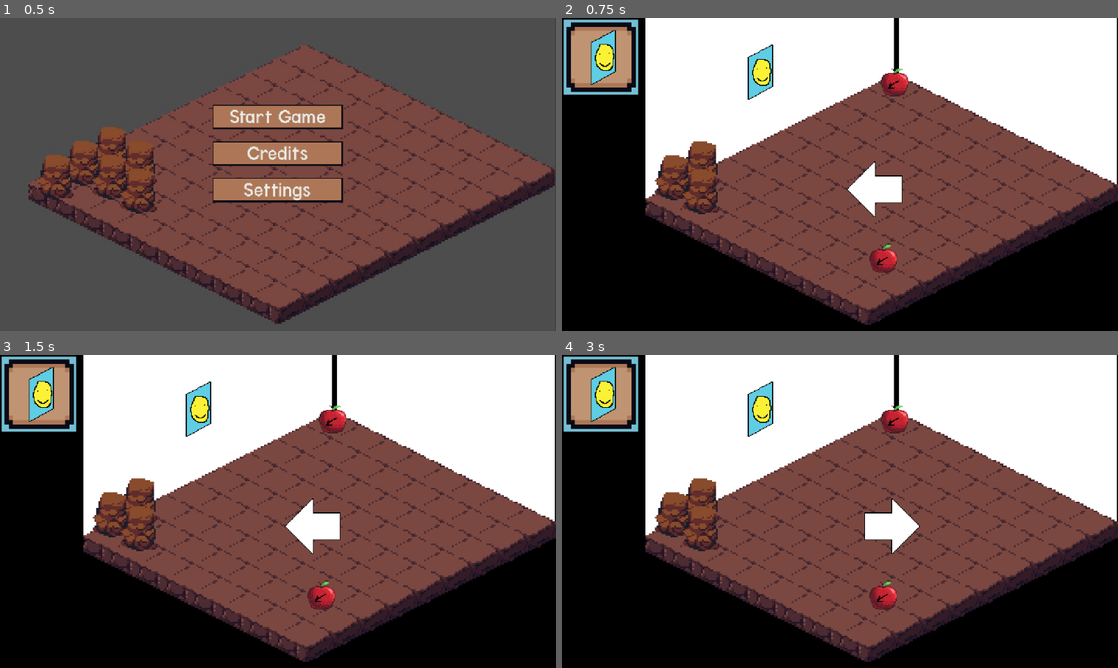
Above: before the commit, frames 1-4 (two rows, left to right).
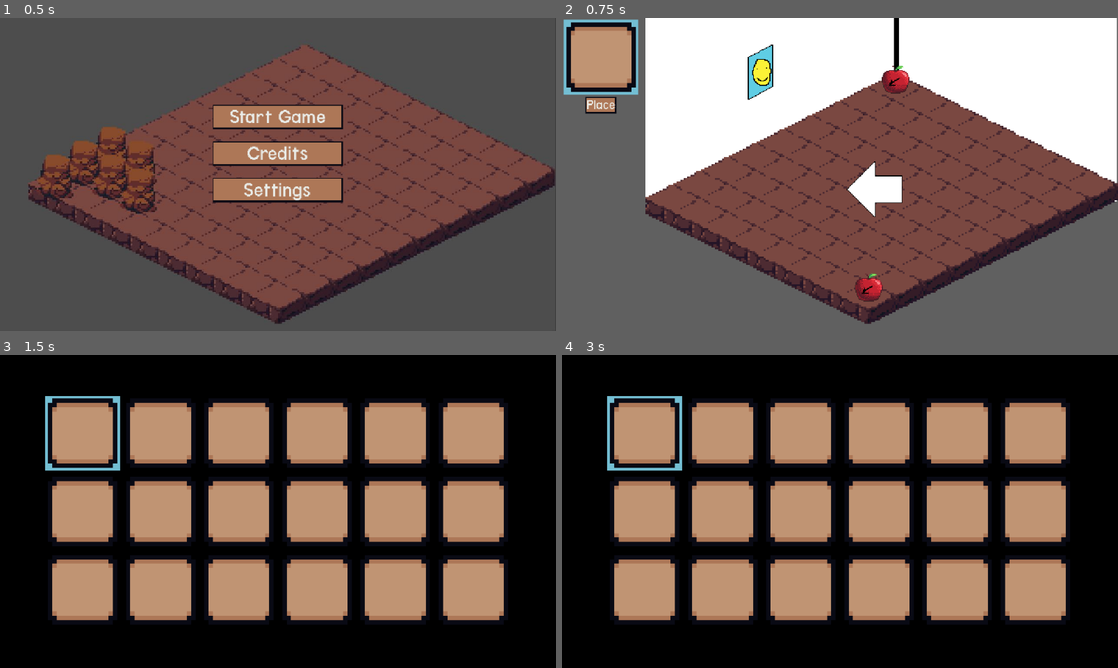
Above: after the commit, the same moments.

Repository: colejparker/brackeysgamejam2026_1
Game: Godot game, scene res://src/game.tscn
Two runs of this game, one before a commit and one after it. Both use one fixed random seed, a clock stepped at 60 frames per second and the inputs below. The engine's default icon, where the game draws it, is replaced by a stand-in: a white triangle on a blue panel in a dark square.
Inputs (mouse positions are in pixels of both pictures, inside the frame that each line leads up to):
- Up to frame 1 (0.5 s): no input
- Up to frame 2 (0.75 s): click "Start Game" at 0.5 s
- Up to frame 3 (1.5 s): click (38, 392) at 1.27 s
- Up to frame 4 (3 s): click (600, 442) at 2 s, where only the run after the commit has a clickable "Place"; tap Enter at 2.75 s; move the mouse to (962, 495) at 2.77 s; hold Right (moveRight) from 2.78 s (still down); hold Shift (snapToGrid) from 2.78 s (still down); click (962, 495) at 2.92 s

Frame 1 is identical in both runs. In frame 2, 35% of the frame differs, in the area x 0-100%, y 0-100%; in frame 3, 76%, in the area x 0-100%, y 0-98%; in frame 4, 76%.

Commit message:
More Inventory support

Diff:
--- a/brackeysgamejam-2026-1/inventory_slot.gd
+++ b/brackeysgamejam-2026-1/inventory_slot.gd
@@ -2,11 +2,14 @@
 
 @export var furniture_data: FurnitureData
 @export var is_active: bool = false
+@export var slot_id: int = -1
 @onready var sprite = $Sprite2D
 @onready var active_slot = $ActiveSlot
+@onready var button = $Button
 
 func _ready() -> void:
 	update_for_change()
+	button.button_up.connect(_on_pressed_button)
 
 func update_for_change() -> void:
 	if furniture_data != null:
@@ -16,3 +19,8 @@
 	else:
 		sprite.texture = null
 	active_slot.visible = is_active
+
+func _on_pressed_button() -> void:
+	if slot_id >= 0:
+		Game.selected_inventory_slot = slot_id
+		Game.inventory_updated.emit()
--- a/brackeysgamejam-2026-1/src/design/furniture/furniture.gd
+++ b/brackeysgamejam-2026-1/src/design/furniture/furniture.gd
@@ -38,6 +38,7 @@
 
 func get_desired_position(snap: bool) -> Vector2:
 	var desired_pos = get_global_mouse_position()
+	desired_pos.x -= 32
 	if snap:
 		return parent_tile_map_layer.map_to_local(parent_tile_map_layer.local_to_map(desired_pos))
 	if desired_pos.x >= 370 and desired_pos.x <= 394 and furniture_data.is_wall:
--- /dev/null
+++ b/brackeysgamejam-2026-1/src/design/world/design_gui.gd
@@ -0,0 +1,27 @@
+extends CanvasLayer
+
+@onready var inventory_slot = $InventorySlot
+@onready var place_button = $PlaceButton
+
+func _ready():
+	update_with_inventory()
+	Game.inventory_updated.connect(update_with_inventory)
+	inventory_slot.button.button_up.connect(open_inventory)
+	place_button.button_up.connect(place)
+
+func update_with_inventory() -> void:
+	inventory_slot.furniture_data = Game.inventory[Game.selected_inventory_slot] if Game.selected_inventory_slot < Game.inventory.size() else null
+	inventory_slot.update_for_change()
+
+func open_inventory():
+	%InventoryUI.visible = true
+
+func place():
+	if Game.selected_inventory_slot >= Game.inventory.size():
+		return
+	var furniture_data = Game.inventory[Game.selected_inventory_slot]
+	var packed_scene = preload("res://src/design/furniture/furniture.tscn").instantiate()
+	packed_scene.furniture_data = furniture_data
+	packed_scene.position = Vector2(200.0, 200.0)
+	%DecorationLayer.add_child(packed_scene)
+	Game.remove_item_from_inventory.emit(furniture_data.name)
--- a/brackeysgamejam-2026-1/src/design/world/design_world.tscn
+++ b/brackeysgamejam-2026-1/src/design/world/design_world.tscn
@@ -5,7 +5,9 @@
 [ext_resource type="Resource" uid="uid://clgkmt32bd35e" path="res://src/global/Furniture(Resources)/apple.tres" id="3_cfd1e"]
 [ext_resource type="PackedScene" uid="uid://dn2p4k0ih7jgv" path="res://src/design/player/design_player.tscn" id="4_cfd1e"]
 [ext_resource type="Resource" uid="uid://boc4fqv6k6vb7" path="res://src/global/Furniture(Resources)/poster.tres" id="4_k1s3p"]
+[ext_resource type="Script" uid="uid://iiqcu7cpas7" path="res://src/design/world/design_gui.gd" id="6_j4jsl"]
 [ext_resource type="PackedScene" uid="uid://ed6vn467no5r" path="res://src/design/world/inventory_slot.tscn" id="6_k1s3p"]
+[ext_resource type="Theme" uid="uid://kvftxgmpx6vs" path="res://default_theme.tres" id="7_dsxsq"]
 [ext_resource type="Script" uid="uid://bcwnxlurhav2k" path="res://src/design/world/inventory_ui.gd" id="7_owkdv"]
 
 [sub_resource type="TileSet" id="TileSet_58ifa"]
@@ -38,7 +40,7 @@
 [node name="Void" type="ColorRect" parent="." unique_id=1038339942]
 offset_right = 640.0
 offset_bottom = 360.0
-color = Color(0, 0, 0, 1)
+color = Color(0.37665847, 0.37665847, 0.37665847, 1)
 
 [node name="Wall" type="ColorRect" parent="." unique_id=68030018]
 offset_left = 96.0
@@ -53,23 +55,23 @@
 
 [node name="GroundLayer" type="TileMapLayer" parent="." unique_id=1885438664]
 y_sort_enabled = true
-position = Vector2(32, 1)
+position = Vector2(32, 0)
 tile_map_data = PackedByteArray("AAABAAsAAAADAAAAAAABAAwAAAADAAAAAAABAA0AAAADAAAAAAACAAkAAAADAAAAAAACAAoAAAADAAAAAAACAA …(1072 unchanged characters)…
 tile_set = ExtResource("2_wl84k")
 
 [node name="DecorationLayer" type="TileMapLayer" parent="." unique_id=1775596092]
+unique_name_in_owner = true
 z_index = 1
 y_sort_enabled = true
-position = Vector2(1, 0)
-tile_map_data = PackedByteArray("AAABAAsAAAAAAAUAAAACAAwAAAAAAAUAAAACAAoAAAAAAAUAAAA=")
+position = Vector2(32, 0)
 tile_set = ExtResource("2_wl84k")
 
 [node name="Computer" parent="DecorationLayer" unique_id=2085249340 instance=ExtResource("2_58ifa")]
-position = Vector2(383, 84)
+position = Vector2(353, 81)
 furniture_data = ExtResource("3_cfd1e")
 
 [node name="DoorOut" parent="DecorationLayer" unique_id=438672004 instance=ExtResource("2_58ifa")]
-position = Vector2(370, 287)
+position = Vector2(322, 320)
 furniture_data = ExtResource("3_cfd1e")
 
 [node name="WallLayer" type="TileMapLayer" parent="." unique_id=1455840331]
@@ -84,20 +86,28 @@
 z_index = 1
 position = Vector2(360, 197)
 
-[node name="GUI" type="CanvasLayer" parent="." unique_id=1463266298]
+[node name="DesignGUI" type="CanvasLayer" parent="." unique_id=1463266298]
+script = ExtResource("6_j4jsl")
 
-[node name="GridContainer" type="GridContainer" parent="GUI" unique_id=1565200743]
+[node name="InventorySlot" parent="DesignGUI" unique_id=824199867 instance=ExtResource("6_k1s3p")]
 offset_left = 2.0
 offset_top = 2.0
 offset_right = 88.0
 offset_bottom = 88.0
-
-[node name="InventorySlot" parent="GUI/GridContainer" unique_id=824199867 instance=ExtResource("6_k1s3p")]
-layout_mode = 2
 furniture_data = ExtResource("4_k1s3p")
 is_active = true
 
+[node name="PlaceButton" type="Button" parent="DesignGUI" unique_id=117102537]
+offset_left = 27.0
+offset_top = 91.0
+offset_right = 63.0
+offset_bottom = 110.0
+theme = ExtResource("7_dsxsq")
+theme_override_font_sizes/font_size = 16
+text = "Place"
+
 [node name="InventoryUI" type="CanvasLayer" parent="." unique_id=894941456]
+unique_name_in_owner = true
 visible = false
 script = ExtResource("7_owkdv")
 
--- a/brackeysgamejam-2026-1/src/design/world/inventory_slot.tscn
+++ b/brackeysgamejam-2026-1/src/design/world/inventory_slot.tscn
@@ -5,6 +5,16 @@
 [ext_resource type="Texture2D" uid="uid://drnap4nwfhevq" path="res://applesheet.png" id="3_hg4w0"]
 
 [sub_resource type="StyleBoxEmpty" id="StyleBoxEmpty_mpd28"]
+
+[sub_resource type="StyleBoxEmpty" id="StyleBoxEmpty_5aoeu"]
+
+[sub_resource type="StyleBoxEmpty" id="StyleBoxEmpty_hg4w0"]
+
+[sub_resource type="StyleBoxEmpty" id="StyleBoxEmpty_sghpy"]
+
+[sub_resource type="StyleBoxEmpty" id="StyleBoxEmpty_2tt4v"]
+
+[sub_resource type="StyleBoxEmpty" id="StyleBoxEmpty_lfrif"]
 
 [node name="InventorySlot" type="PanelContainer" unique_id=824199867]
 custom_minimum_size = Vector2(86, 86)
@@ -25,3 +35,11 @@
 position = Vector2(43, 43)
 texture = ExtResource("3_hg4w0")
 hframes = 4
+
+[node name="Button" type="Button" parent="." unique_id=1284956537]
+layout_mode = 2
+theme_override_styles/normal = SubResource("StyleBoxEmpty_5aoeu")
+theme_override_styles/pressed = SubResource("StyleBoxEmpty_hg4w0")
+theme_override_styles/hover = SubResource("StyleBoxEmpty_sghpy")
+theme_override_styles/disabled = SubResource("StyleBoxEmpty_2tt4v")
+theme_override_styles/focus = SubResource("StyleBoxEmpty_lfrif")
--- a/brackeysgamejam-2026-1/src/design/world/inventory_ui.gd
+++ b/brackeysgamejam-2026-1/src/design/world/inventory_ui.gd
@@ -10,6 +10,7 @@
 func _ready():
 	for i in range(INVSIZE):
 		var slot := inv_slot_scene.instantiate()
+		slot.slot_id = i
 		inv.add_child(slot)
 		slots.append(slot)
 	update_with_inventory()
--- a/brackeysgamejam-2026-1/src/global/game.gd
+++ b/brackeysgamejam-2026-1/src/global/game.gd
@@ -88,7 +88,6 @@
 func _on_add_item_to_inventory(name: String):
 	inventory.append(furniture_catalog.get(name))
 	inventory_updated.emit()
-	print(inventory)
 
 func _on_remove_item_from_inventory(name: String):
 	var index_to_remove = -1
Not shown, added: brackeysgamejam-2026-1/src/design/world/design_gui.gd.uid
